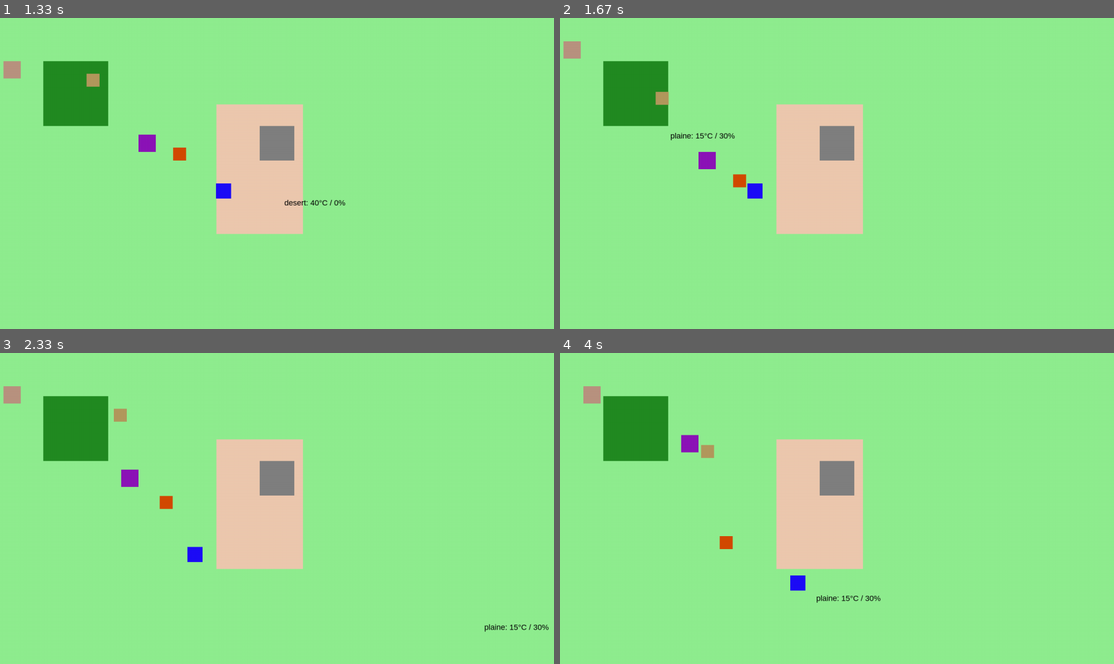
Above: before the commit, frames 1-4 (two rows, left to right).
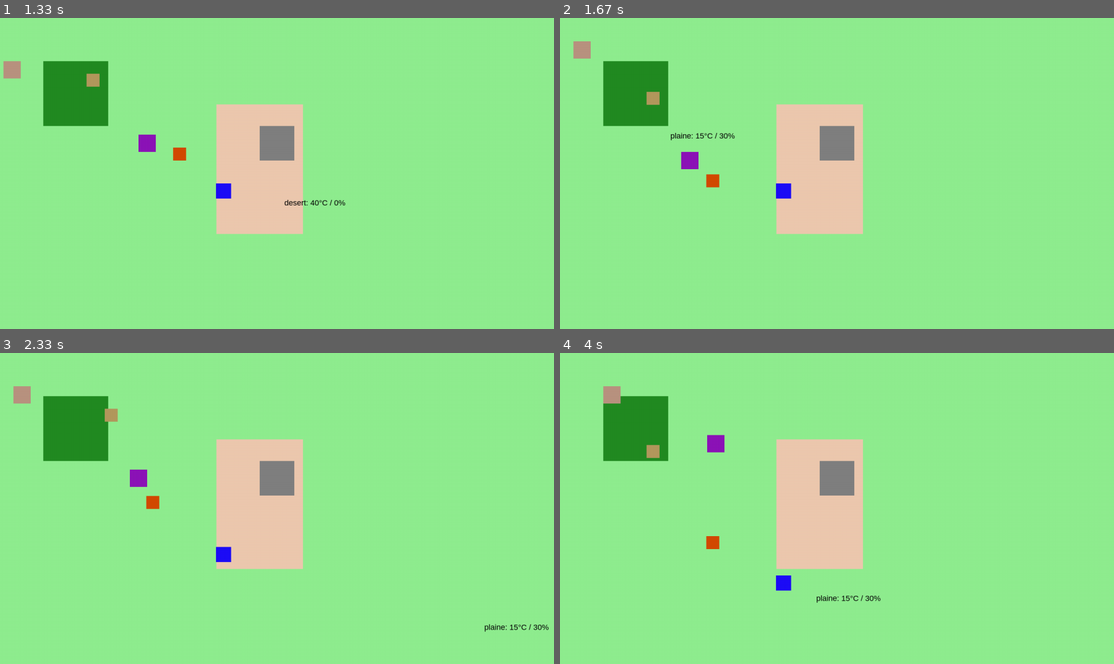
Above: after the commit, the same moments.

Repository: mea-me/ProjetS2-2026-CMI
Game: pygame game, started from src/prototypePy/main.py
Two runs of this game, one before a commit and one after it. Both use one fixed random seed, a clock stepped at 60 frames per second and the inputs below.
Inputs (mouse positions are in pixels of both pictures, inside the frame that each line leads up to):
- Up to frame 1 (1.33 s): click (277, 173) at 0.43 s; click (277, 195) at 0.85 s; move the mouse to (105, 126) at 1.17 s
- Up to frame 2 (1.67 s): click (665, 126) at 1.4 s
- Up to frame 3 (2.33 s): move the mouse to (481, 617) at 1.77 s; click (481, 617) at 2.02 s
- Up to frame 4 (4 s): move the mouse to (848, 402) at 2.4 s; click (848, 402) at 2.67 s; move the mouse to (809, 589) at 3.07 s; click (809, 589) at 3.33 s; move the mouse to (820, 455) at 3.73 s

Frame 1 is identical in both runs. In frame 2, 1.2% of the frame differs, in the area x 0-42%, y 7-59%; in frame 3, 1.0%; in frame 4, 1.4%, in the area x 4-45%, y 10-77%.

Commit message:
New shit bitch

Diff:
--- a/src/prototypePy/main.py
+++ b/src/prototypePy/main.py
@@ -6,6 +6,7 @@
 from structures.allele import Allele
 from structures.individu import Individu
 from structures.environnement import Biome, WorldMap
+from structures.livings import Livings
 
 #Initialisation de Pygame
 pygame.init()
@@ -34,15 +35,17 @@
 world.add_zone("montagne", 600, 250, 80, 80)    # Montagne DANS le désert
 
 #Création de grenouille
+Population = Livings()
 Froggy = Individu(400, 300, 30)  # position + taille
 Froggy.craft_individu()
+Population.add_individu(Froggy)
 grenouilles = [Individu(100, 100, 40),
                Individu(200, 150, 30),
                Individu(300, 250, 40),
                Individu(400, 350, 35)]
 for g in grenouilles:
         g.craft_individu()
-
+        Population.add_individu(g)
 running = True
 
 while running:
@@ -64,11 +67,12 @@
     text_surf = font.render(f"{nom}: {temp}°C / {hum}%", True, (0, 0, 0))
     screen.blit(text_surf, (mx + 10, my + 10))
 
-    Froggy.draw(screen)        # on dessine la grenouille =)
-    Froggy.deplacement()
-    for g in grenouilles:
+    # on dessine la grenouille =)
+    for g in Population.populations:
         g.draw(screen)
         g.deplacement()
+
+    Population.update(W,H)
 
     time.sleep(0.2)
     pygame.display.flip()
--- a/src/prototypePy/structures/allele.py
+++ b/src/prototypePy/structures/allele.py
@@ -1,5 +1,5 @@
 class Allele:
-    def __init__(self, nom:str, al_type:str, req:bool,  valeur,  mutation_rate:int, mutation_step:int, tipe:str):
+    def __init__(self, nom:str, al_type:str, req:bool,  valeur,  mutation_rate:int, mutation_step:int,tipe:str,):
         """
         :param al_type: Le type du gène comportement ou physique (ex: C / P)
         :param req: Si l'allèle est obligatoire (basique) ou pas (ex : vitesse)
--- a/src/prototypePy/structures/genome.py
+++ b/src/prototypePy/structures/genome.py
@@ -1,5 +1,6 @@
 from random import randint,choice
 from .allele import Allele, dico_alleles
+import copy
 
 class Genome:
     def __init__(self):
@@ -26,7 +27,7 @@
                     gene.valeur = 1 # borne anti négative (genre vitesse négative pas possible)
 
             elif isinstance(gene.valeur, list) and randint(1, 99) < gene.mutation_rate:
-                for i in range(len(gene.valeur)-1):
+                for i in range(len(gene.valeur)):
                     gene.valeur[i] += randint(-gene.mutation_step, gene.mutation_step)
 
                     if gene.valeur[i] < 0:
@@ -54,8 +55,10 @@
                 if key == "couleur":
                     self.add_allele(Allele("couleur","P",True,[randint(0,255),randint(0,255),randint(0,255)],randint(0,100),randint(value[3][0],value[3][1]),value[5]))
 
-
     def show_alleles(self):
         for i in self.alleles:
             for y in i:
                 print(y)
+
+    def clone(self):
+        return copy.deepcopy(self)
--- a/src/prototypePy/structures/individu.py
+++ b/src/prototypePy/structures/individu.py
@@ -5,11 +5,17 @@
 class Individu:       # class qui va probablment beauuucoup changer
     def __init__(self, x, y, size):
         # width et height sont la taille de l'objet
+        self.x = x
+        self.y = y
         self.rect = pygame.Rect(x, y, size, size)
         self.age = 0
         self.energie = 100 # Par défaut
         self.is_alive = True
         self.genome = Genome()
+
+        # Cooldown de collision
+        self.collision_cooldown = 0 # temps restant avant nouvelle collision
+        self.collision_delay = 0.5
 
         #self.image = pygame.image.load("pygameEntrainnement/ufo.png").convert_alpha()
         #self.image = pygame.transform.scale(self.image, (size,size))
@@ -17,6 +23,9 @@
 
     def get_position(self):
         return (self.rect.x,self.rect.y)
+
+    def give_genome(self,new_genome):
+        self.genome = new_genome
 
     def update(self):
         # c'est ça qu'on fera a chaque 'tick' de la clock pygame
@@ -36,22 +45,18 @@
     def get_individu(self):
         pass
 
+    def collide_with(self,individu2):
+        return self.rect.colliderect(individu2.rect)
+
     def deplacement(self):
         vitesse = self.genome.get_val("vitesse")
-        # X peut être -vitesse, 0 ou +vitesse
-        if self.rect.x > vitesse and self.rect.x < pygame.display.Info().current_w + vitesse:
-            self.rect.x += random.choice([-vitesse, 0, vitesse])
-        elif self.rect.x > vitesse:
-            self.rect.x += random.choice([-vitesse,0])
-        else:
-            self.rect.x += random.choice([vitesse,0])
-        # Y peut être -vitesse, 0 ou +vitesse
-        if self.rect.y > vitesse and self.rect.y < pygame.display.Info().current_h + vitesse:
-            self.rect.y += random.choice([-vitesse, 0, vitesse])
-        elif self.rect.y > vitesse:
-            self.rect.y += random.choice([-vitesse,0])
-        else:
-            self.rect.y += random.choice([vitesse,0])
+
+        self.rect.x += random.choice([-vitesse, 0, vitesse])
+        self.rect.y += random.choice([-vitesse, 0, vitesse])
+
+        # Empêche automatiquement de sortir de l'écran
+        self.rect.clamp_ip(pygame.display.get_surface().get_rect())
+
 
 
     def __repr__(self):
--- /dev/null
+++ b/src/prototypePy/structures/optimisation.py
@@ -0,0 +1,85 @@
+import pygame
+
+
+class QuadTree:
+    MAX_OBJECTS = 5
+    MAX_LEVELS = 5
+
+    def __init__(self, level, rect):
+        self.level = level
+        self.objects = []
+        self.rect = rect
+        self.nodes = [None, None, None, None]
+
+    def clear(self):
+        self.objects = []
+        for i in range(4):
+            if self.nodes[i] is not None:
+                self.nodes[i].clear()
+                self.nodes[i] = None
+
+    def split(self):
+        x, y, w, h = self.rect
+        sub_w = w // 2
+        sub_h = h // 2
+
+        self.nodes[0] = QuadTree(self.level+1, pygame.Rect(x,       y,       sub_w, sub_h))
+        self.nodes[1] = QuadTree(self.level+1, pygame.Rect(x+sub_w, y,       sub_w, sub_h))
+        self.nodes[2] = QuadTree(self.level+1, pygame.Rect(x,       y+sub_h, sub_w, sub_h))
+        self.nodes[3] = QuadTree(self.level+1, pygame.Rect(x+sub_w, y+sub_h, sub_w, sub_h))
+
+    def get_index(self, rect):
+        index = -1
+        x, y, w, h = self.rect
+        vertical_mid = x + w // 2
+        horizontal_mid = y + h // 2
+
+        top = rect.top < horizontal_mid and rect.bottom < horizontal_mid
+        bottom = rect.top > horizontal_mid
+
+        if rect.left < vertical_mid and rect.right < vertical_mid:
+            if top:
+                index = 0
+            elif bottom:
+                index = 2
+        elif rect.left > vertical_mid:
+            if top:
+                index = 1
+            elif bottom:
+                index = 3
+
+        return index
+
+    def insert(self, obj):
+        if self.nodes[0] is not None:
+            index = self.get_index(obj.rect)
+            if index != -1:
+                self.nodes[index].insert(obj)
+                return
+
+        self.objects.append(obj)
+
+        if len(self.objects) > QuadTree.MAX_OBJECTS and self.level < QuadTree.MAX_LEVELS:
+            if self.nodes[0] is None:
+                self.split()
+
+            i = 0
+            while i < len(self.objects):
+                index = self.get_index(self.objects[i].rect)
+                if index != -1:
+                    self.nodes[index].insert(self.objects.pop(i))
+                else:
+                    i += 1
+
+    def retrieve(self, rect):
+        index = self.get_index(rect)
+        result = list(self.objects)
+
+        if self.nodes[0] is not None:
+            if index != -1:
+                result.extend(self.nodes[index].retrieve(rect))
+            else:
+                for node in self.nodes:
+                    result.extend(node.retrieve(rect))
+
+        return result
